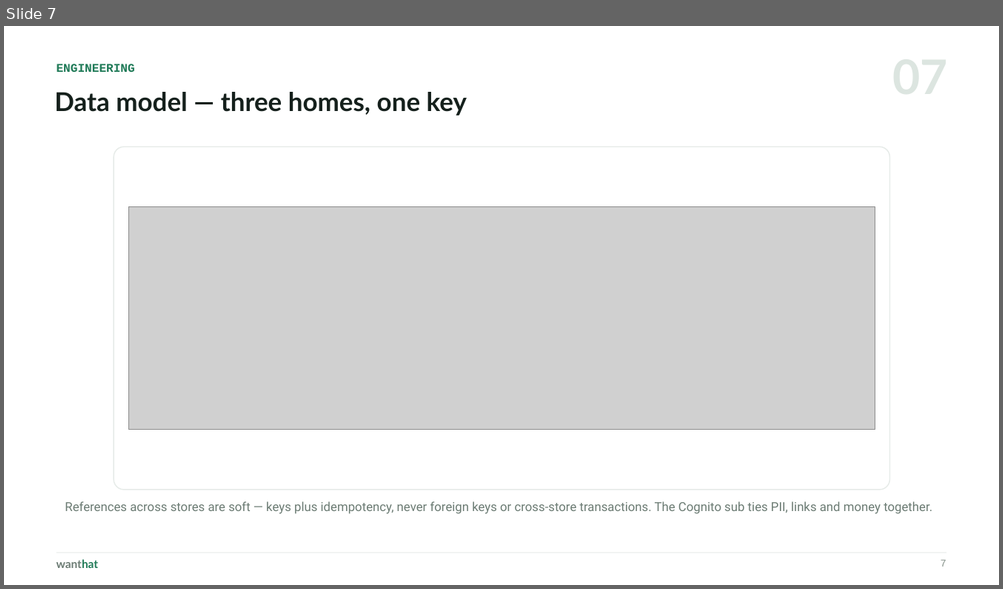
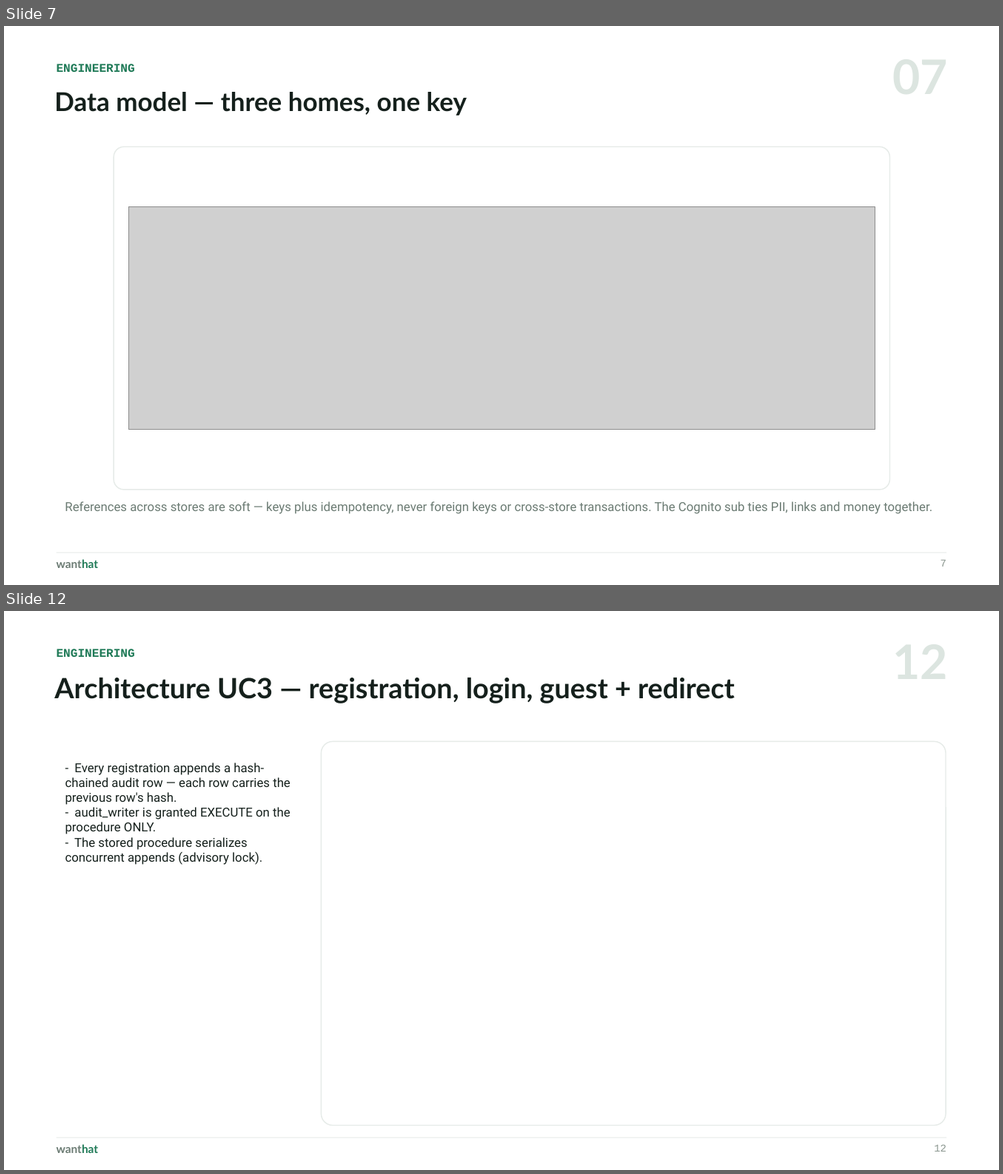
Before and after one commit to wanthat-app/monorepo, a slide deck: slides/wanthat-presentation.pptx. Shown one above the other, each under a label of ours: slide 7 before the commit, slides 7 and 12 after it; the slides between them are not shown. The pictures are 1003x589 and 1003x1174 pixels, drawn with LibreOffice and Linux fonts; fonts in the diff are those of the drawing; grey boxes stand for pictures. Boxes give left, top, right and bottom in pixels: in the first picture for what was removed or moved away, otherwise in the second. Text is boxed around its words. In the diff, an @@ line names an element or a change of style, - is before the commit and + after.

```diff
--- a/slides/wanthat-presentation.pptx
+++ b/slides/wanthat-presentation.pptx
@@ slide 12 added at [4, 611, 999, 1170], background #FFFFFF @@
@@ text added at [57, 649, 135, 657], 11.5 pt, text #1F7A57, bold @@
+ENGINEERING
@@ text added at [54, 678, 734, 703], 27 pt, text #15201C, bold @@
+Architecture UC3 — registration, login, guest + redirect
@@ rounded rectangle added at [321, 741, 945, 1126], fill #FFFFFF, outline #E6EBE8 1 pt @@
@@ text added at [65, 763, 290, 865], 12 pt, text #15201C @@
+- Every registration appends a hash-chained audit row — each row carries the previous row's hash.
+- audit_writer is granted EXECUTE on the procedure ONLY.
+- The stored procedure serializes concurrent appends (advisory lock).
@@ rectangle added at [57, 1138, 946, 1139], fill #E6EBE8 @@
@@ text added at [57, 1145, 99, 1153], 11 pt, text #6B7B73, bold @@
+wanthat
@@ text added at [933, 1145, 946, 1152], 10 pt, text #8A968F @@
+12
```
Also in this commit, not shown: 7 slides changed, 7 other slides added, 3 other files.
